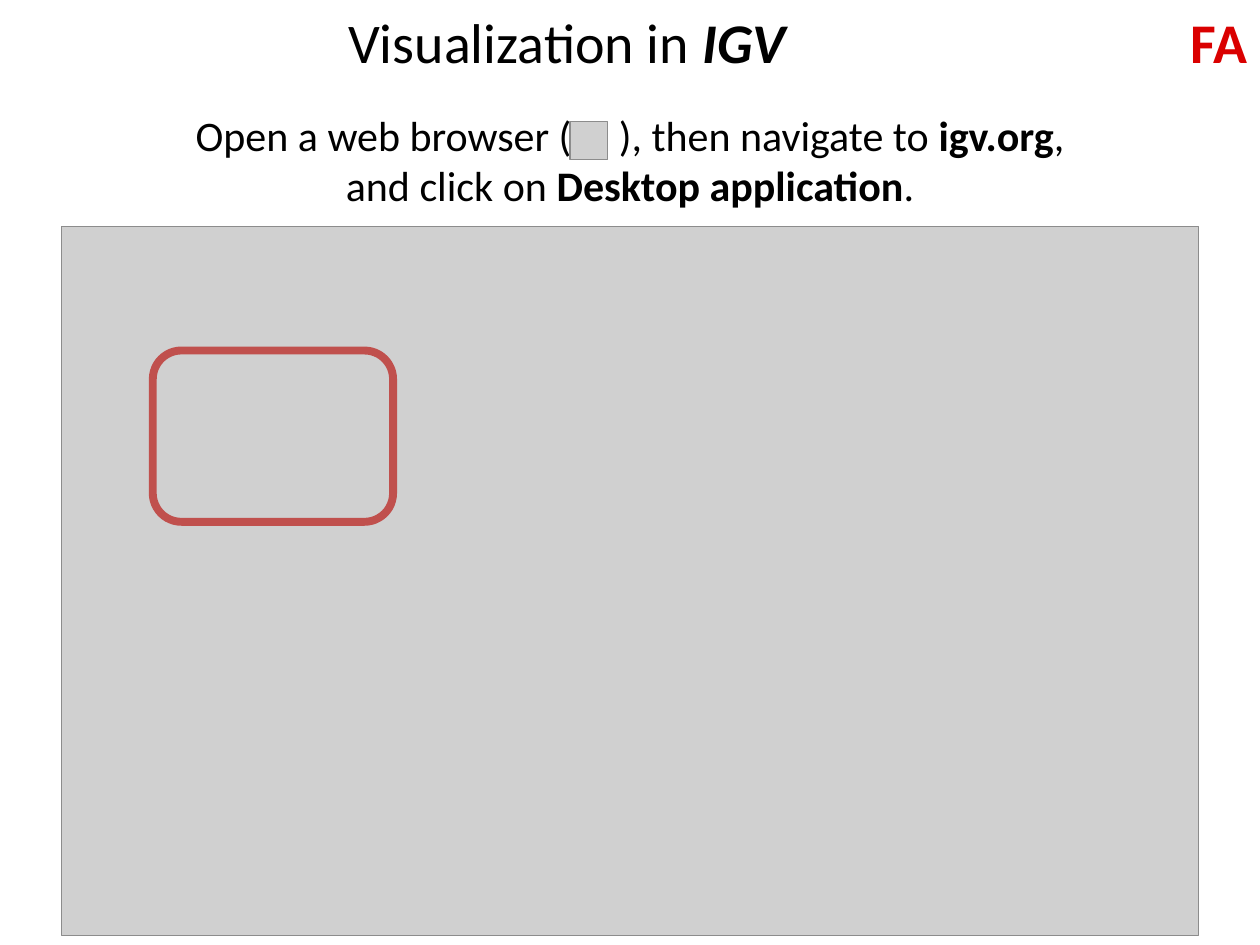
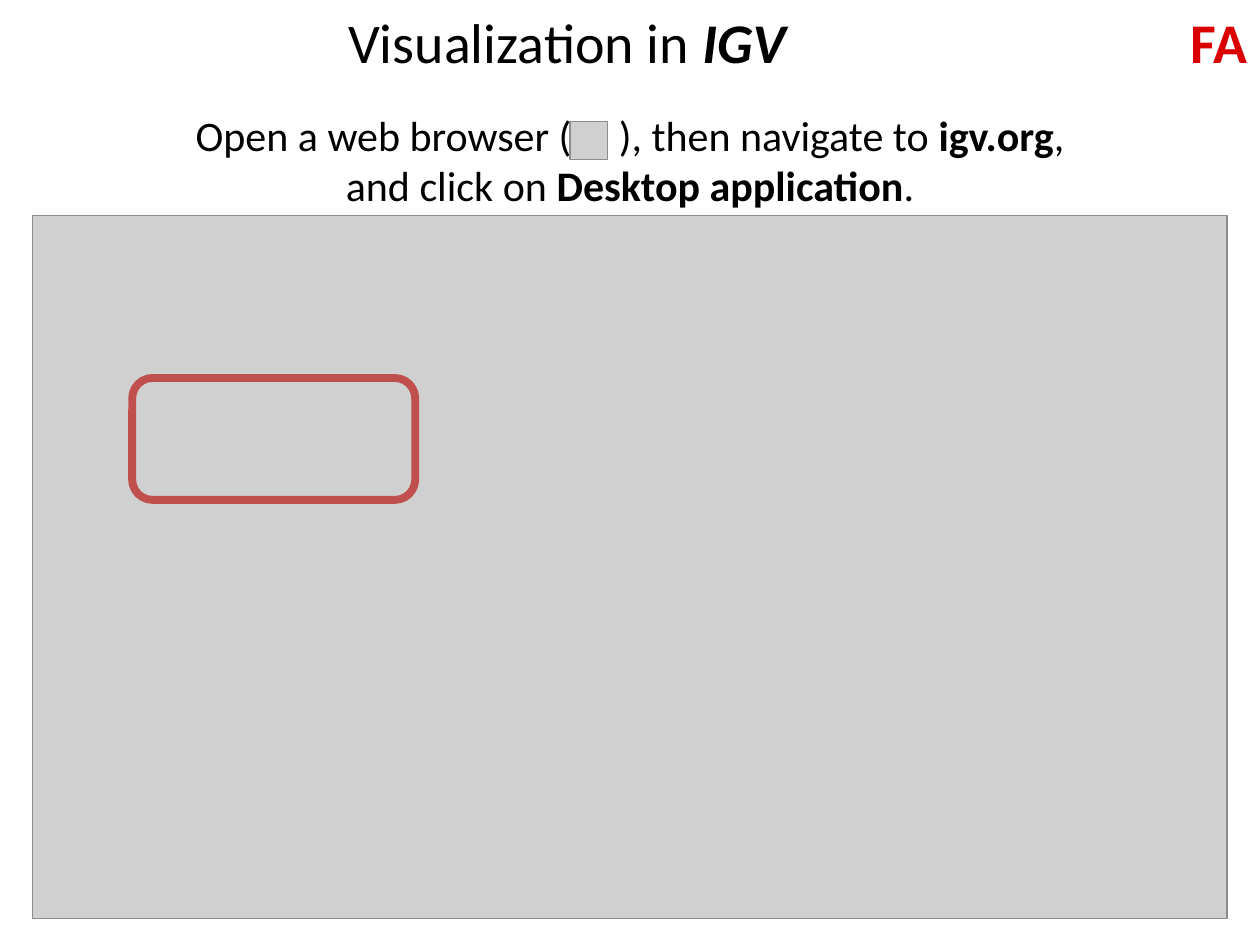
Before and after one commit to genepattern/tutorial-materials, a slide deck: slide 19 of BU_MolBio_RNAseq_in_GP_workshop/slides/2019-04-04_05_GPWorkshopIGV.pptx. Drawn at 1260x945 pixels with LibreOffice and Linux fonts; fonts in the diff are those of the drawing; grey boxes stand for pictures. Boxes give left, top, right and bottom in pixels: in the first picture for what was removed or moved away, otherwise in the second. Text is boxed around its words. In the diff, an @@ line names an element or a change of style, - is before the commit and + after.

```diff
--- a/BU_MolBio_RNAseq_in_GP_workshop/slides/2019-04-04_05_GPWorkshopIGV.pptx
+++ b/BU_MolBio_RNAseq_in_GP_workshop/slides/2019-04-04_05_GPWorkshopIGV.pptx
@@ picture: place and size @@
-picture at (62,227,1200,936)
+picture at (33,215,1227,919)
@@ rounded rectangle: place and size @@
-rounded rectangle at (152,350,393,522)
+rounded rectangle at (132,378,416,500)
```
Also in this commit, not shown: 8 other slides changed.
